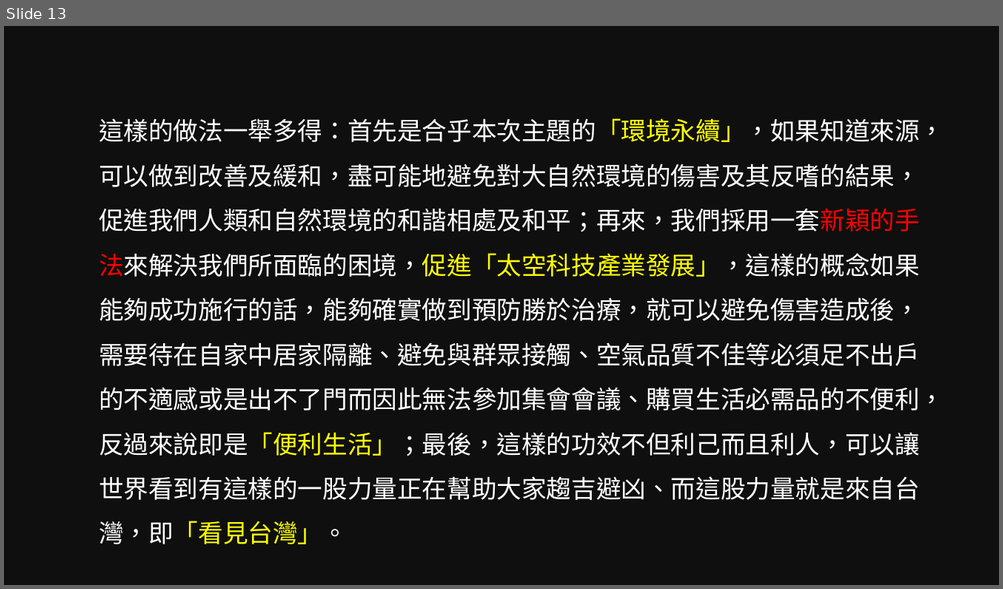
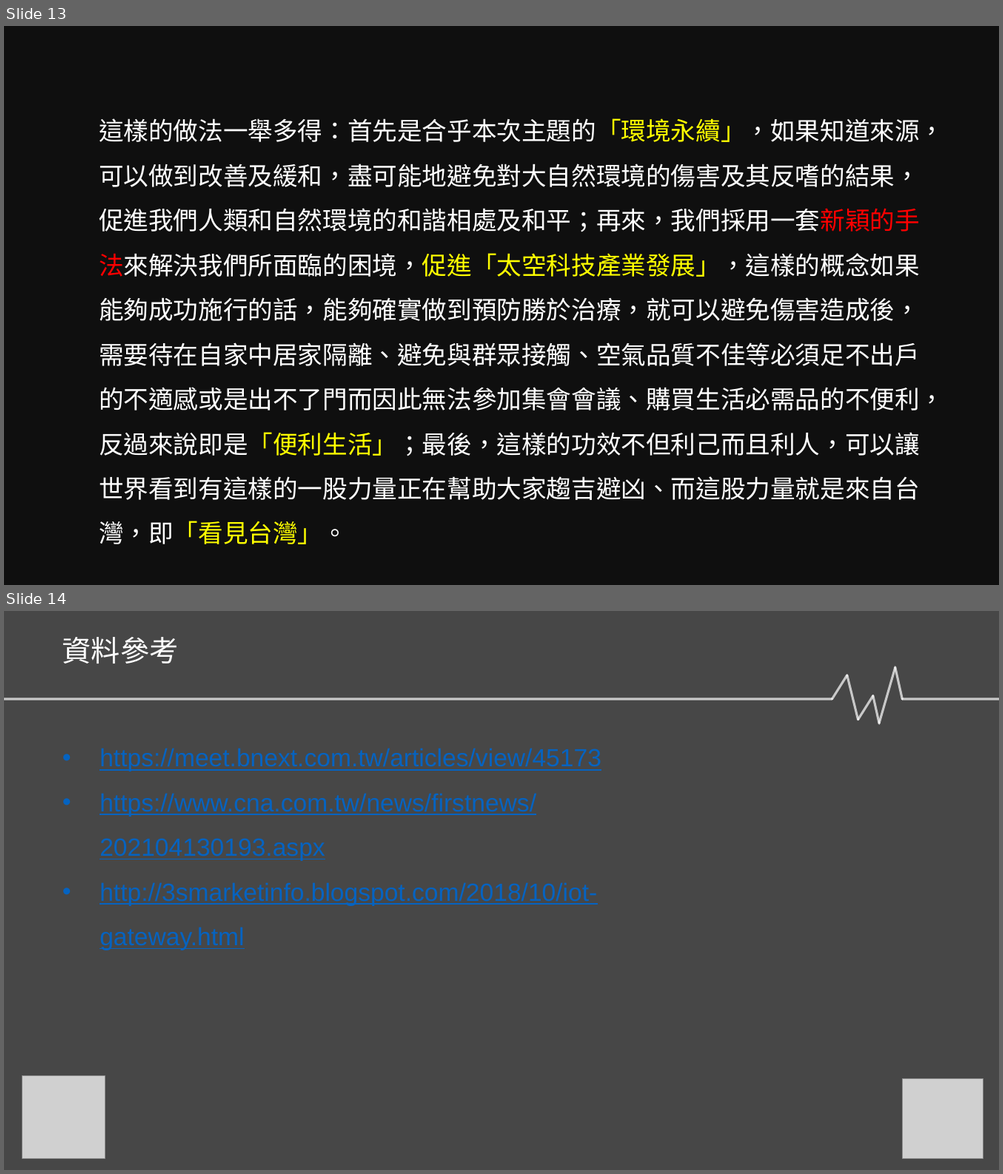
Before and after one commit to Sikako/hackthon, a slide deck: bigdata.pptx. Shown one above the other, each under a label of ours: slide 13 before the commit, slides 13 and 14 after it. The pictures are 1003x589 and 1003x1174 pixels, drawn with LibreOffice and Linux fonts; fonts in the diff are those of the drawing; grey boxes stand for pictures; background and template pictures are left out; a plain dark background stands for a picture behind light text. Boxes give left, top, right and bottom in pixels: in the first picture for what was removed or moved away, otherwise in the second. Text is boxed around its words. In the diff, an @@ line names an element or a change of style, - is before the commit and + after.

Commit message:
新增校徽,參考資料

```diff
--- a/bigdata.pptx
+++ b/bigdata.pptx
@@ slide 14 added at [4, 611, 999, 1170], background picture (left out); not listed: 1 template element that a slide beside it also shows @@
@@ rectangle added at [4, 611, 999, 1170], fill #000000 at 20% opacity @@
@@ text added at [62, 637, 179, 664], 28 pt, text #FFFFFF @@
+資料參考
@@ group added at [4, 667, 999, 723]: 8 lines @@
@@ text added at [99, 748, 601, 951], 24 pt, text #0563C1, underline @@
+• https://meet.bnext.com.tw/articles/view/45173
+• https://www.cna.com.tw/news/firstnews/202104130193.aspx
+• http://3smarketinfo.blogspot.com/2018/10/iot-gateway.html
@@ picture added at [22, 1076, 105, 1159] @@
@@ picture added at [902, 1079, 983, 1159] @@
```
Also in this commit, not shown: 1 slide changed, 1 slide removed.
